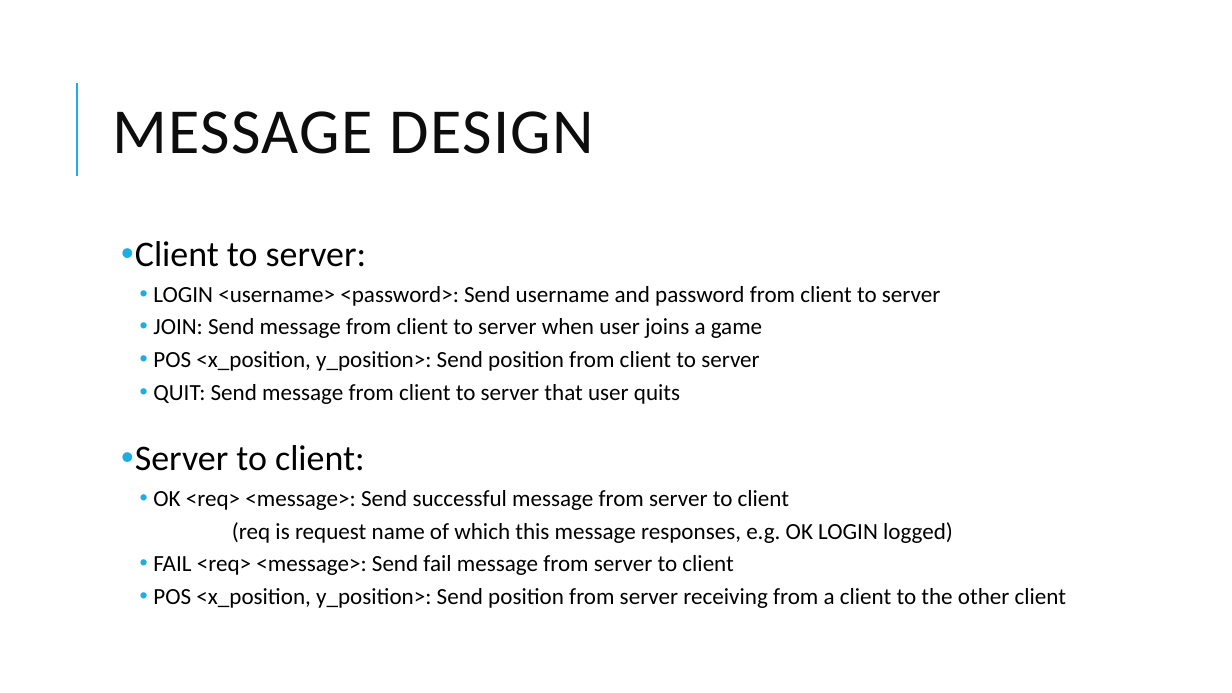
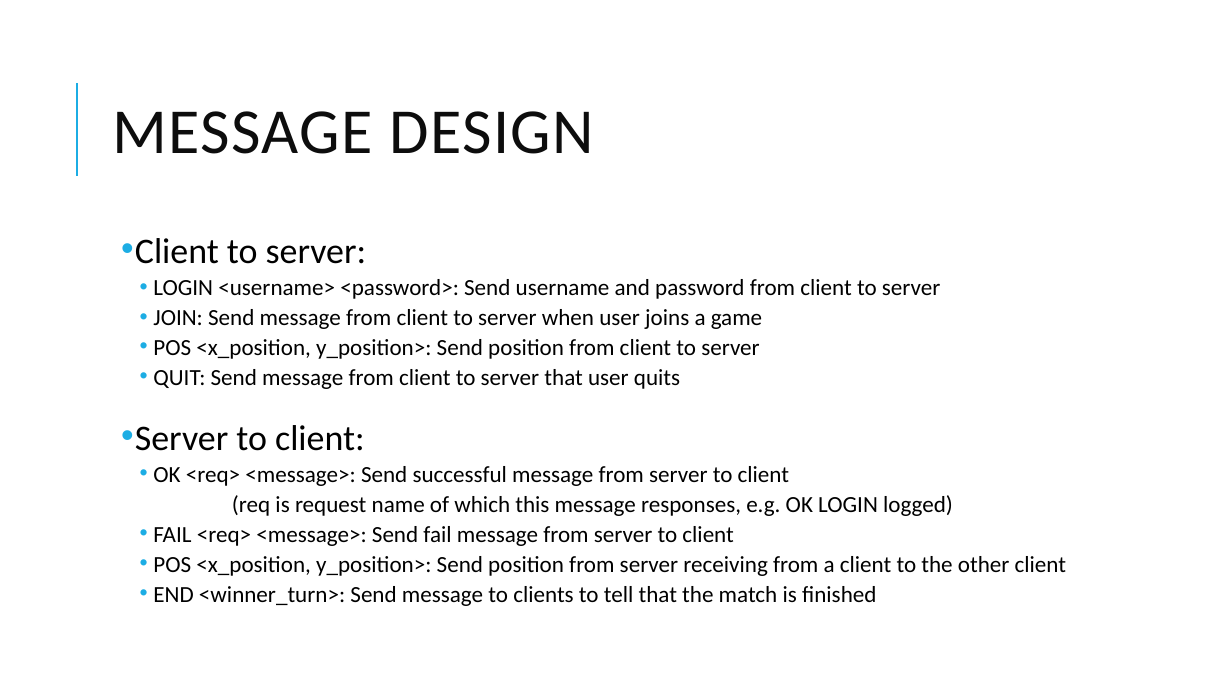
Before and after one commit to hatakag/multiplayer-tic-tac-toe, a slide deck: slide 6 of doc/slide.pptx. Drawn at 1232x693 pixels with LibreOffice and Linux fonts; fonts in the diff are those of the drawing. Boxes give left, top, right and bottom in pixels: in the first picture for what was removed or moved away, otherwise in the second. Text is boxed around its words. In the diff, an @@ line names an element or a change of style, - is before the commit and + after.

```diff
--- a/doc/slide.pptx
+++ b/doc/slide.pptx
@@ text at (135,238,1066,576): line spacing 0.9 to 0.8 @@
@@ text at (153,586,876,606): paragraph added @@
+    • END <winner_turn>: Send message to clients to tell that the match is finished
```
Also in this commit, not shown: 4 other slides changed, 2 slides added, 1 slide removed, 2 other files.
